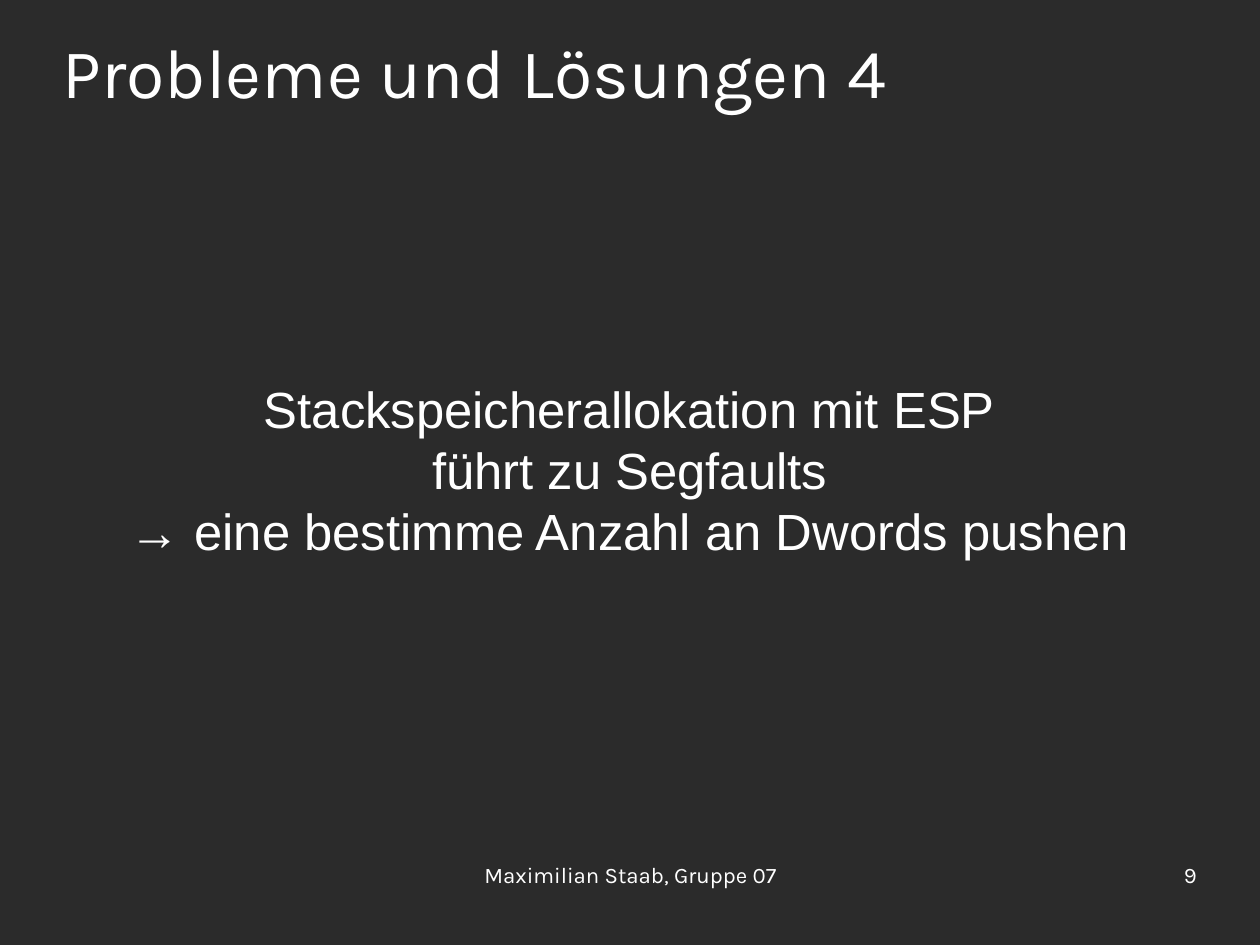
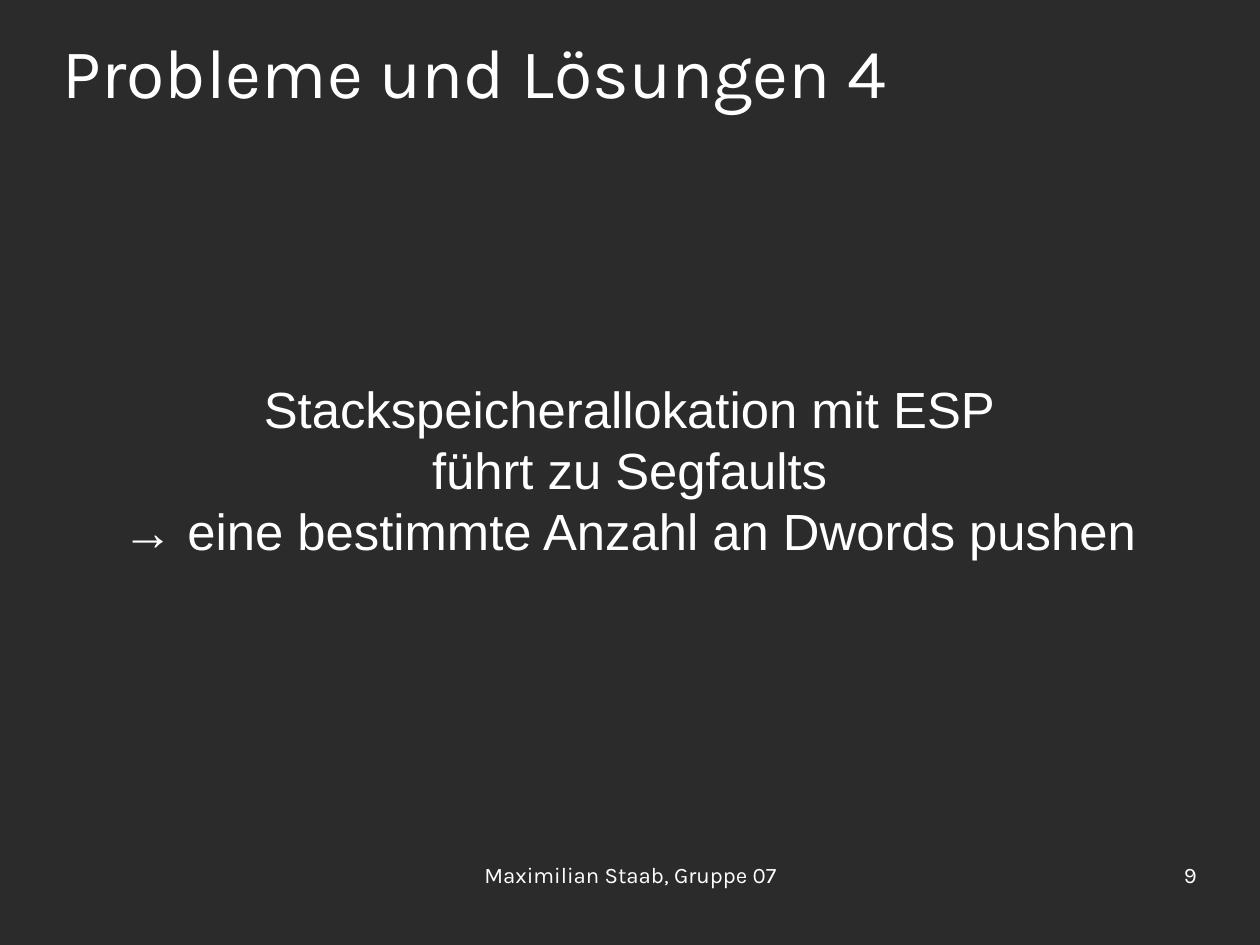
Before and after one commit to OrestTa/etip, a slide deck: slide 9 of Projekt2/Protokolle/verlauf2.odp. Drawn at 1260x945 pixels with LibreOffice and Linux fonts; fonts in the diff are those of the drawing; background and template pictures are left out; a plain dark background stands for a picture behind light text. Boxes give left, top, right and bottom in pixels: in the first picture for what was removed or moved away, otherwise in the second. Text is boxed around its words. In the diff, an @@ line names an element or a change of style, - is before the commit and + after.

Commit message:
Rechtschreibfehler

```diff
--- a/Projekt2/Protokolle/verlauf2.odp
+++ b/Projekt2/Protokolle/verlauf2.odp
@@ subtitle at (187, 513, 1136, 561): text changed @@
-→ eine bestimme Anzahl an Dwords pushen
+→ eine bestimmte Anzahl an Dwords pushen
```
